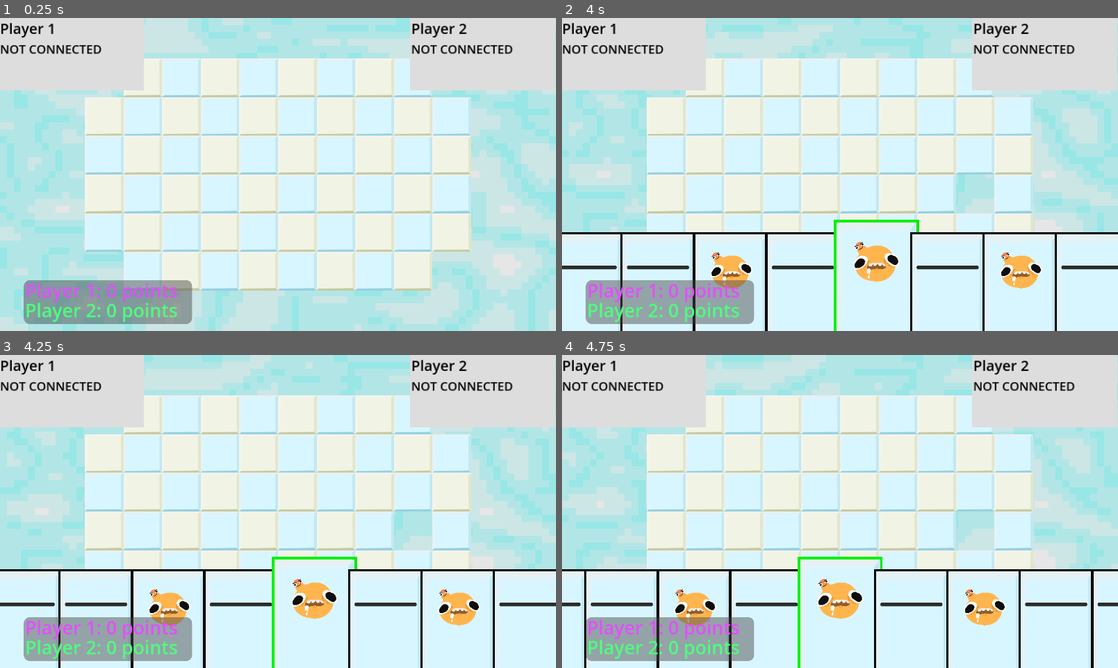
Above: before the commit, frames 1-4 (two rows, left to right).
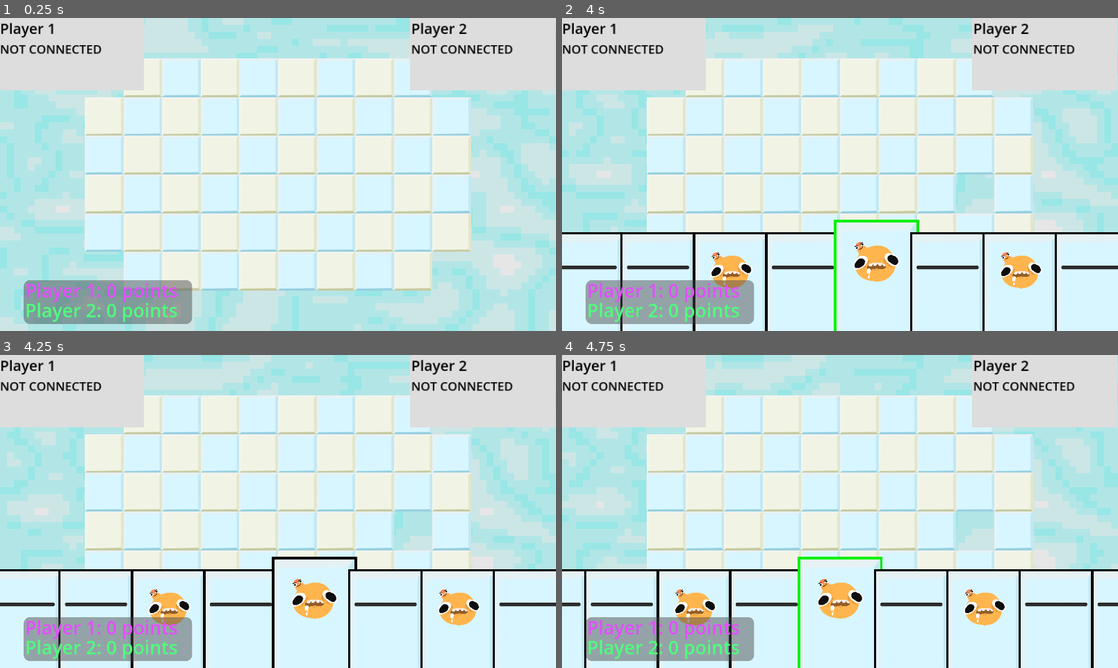
Above: after the commit, the same moments.

Repository: patator62180/GDWL_67
Game: Godot game, scene res://scenes/game/game.tscn
The game is run twice, just before and just after one commit, with the same random seed, the same clock (stepped at 60 frames per second) and the same inputs. This scene is started directly instead of the project's main scene.
Inputs (mouse positions are in pixels of both pictures, inside the frame that each line leads up to):
- Up to frame 1 (0.25 s): no input
- Up to frame 2 (4 s): tap Enter (ui_accept) at 0.5, 1.52, 1.55, 1.82, 2.85, 3.02, 3.32 s; move the mouse to (962, 158) at 0.52 s; hold Right (right) 0.53-1.28 s; hold Enter (ui_accept) 0.53-1.28 s; click (962, 158) at 0.67 s; move the mouse to (840, 293) at 1.27 s; hold Down (down) 1.28-2.03 s; right-click (840, 293) at 1.35 s; click (840, 293) at 1.42 s; hold Right (right) 2.03-2.78 s; hold Enter (ui_accept) 2.03-2.78 s; click (840, 293) at 2.1 s; move the mouse to (878, 287) at 2.77 s; hold Up (up) 2.78-3.53 s; click (878, 287) at 2.92 s; move the mouse to (840, 287) at 3.52 s; hold Left (left) from 3.53 s (still down); hold Enter (ui_accept) from 3.53 s (still down); right-click (840, 287) at 3.6 s; click (840, 287) at 3.67 s
- Up to frame 3 (4.25 s): keep holding Left (left); keep holding Enter (ui_accept); tap Escape (escape, bound only after the commit) at 4.15 s
- Up to frame 4 (4.75 s): keep holding Left (left); move the mouse to (878, 624) at 4.27 s; release Enter (ui_accept) at 4.28 s; click (878, 624) at 4.35 s; tap Enter (ui_accept) at 4.52, 4.55 s

Frames 1-2 are identical in both runs. In frame 3, 0.3% of the frame differs, in the area x 48-65%, y 64-100%; in frame 4, nothing differs.
Error in both runs: Invalid access to property or key 'peer_player_joined' on a base object of type 'Nil'. (res://scenes/game/game.gd:38)

Commit message:
make wall cards functionnal

Diff:
--- a/project.godot
+++ b/project.godot
@@ -57,6 +57,11 @@
 "events": [Object(InputEventMouseButton,"resource_local_to_scene":false,"resource_name":"","device":-1,"window_id":0,"a …(258 unchanged characters)…
 ]
 }
+escape={
+"deadzone": 0.5,
+"events": [Object(InputEventKey,"resource_local_to_scene":false,"resource_name":"","device":-1,"window_id":0,"alt_pressed":false,"shift_pressed":false,"ctrl_pressed":false,"meta_pressed":false,"pressed":false,"keycode":0,"physical_keycode":4194305,"key_label":0,"unicode":0,"echo":false,"script":null)
+]
+}
 
 [rendering]
 
--- a/scenes/game/game.gd
+++ b/scenes/game/game.gd
@@ -243,6 +243,7 @@
 func on_wall_click(grid_pos: Vector2, tile_index: int):
     if multiplayer and not multiplayer.is_server():
         add_wall.rpc_id(1, grid_pos, tile_index)
+        hud.hand.consume_selected_card()
 
 @rpc('any_peer')
 func add_wall(grid_pos: Vector2, tile_index: int):
--- a/scenes/grid/grid.gd
+++ b/scenes/grid/grid.gd
@@ -122,7 +122,7 @@
     return false
 
 func check_wall_input_pressed():
-    if Input.is_action_pressed("ui_accept"):
+    if get_parent().selected_card_type == "Wall":
         var mouse_pos = get_local_mouse_position()
         var grid_pos_offset = get_grid_pos(mouse_pos - Vector2.ONE * grid_size / 2)
 
@@ -137,7 +137,7 @@
             selection_wall_tile_map.set_cell(0, selected_wall_tile, current_wall_index, Vector2.ZERO)
 
 func check_wall_input_released():
-    if Input.is_action_just_released("ui_accept"):
+    if get_parent().selected_card_type != "Wall":
         selection_wall_tile_map.clear()
         selected_wall_tile = null
 
--- a/scenes/hand/hand.gd
+++ b/scenes/hand/hand.gd
@@ -7,7 +7,8 @@
 var card_width = 150
 
 var card_count = 0
-var selected_card_index
+var selected_card_index = -1
+var selected_card
 
 signal card_selected(cardType : String)
 
@@ -21,6 +22,8 @@
 func _process(delta):
     if Input.is_action_just_pressed("ui_accept"):
         draw()
+    if Input.is_action_just_pressed("escape"):
+        unselect_selected_card()
     pass
 
 func draw():
@@ -36,22 +39,30 @@
     reposition_cards()
 
 func select_card(card_id):
+    unselect_selected_card()
     for i in range(0, cards.size()):
         var card = cards[i]
 
         if card.card_id == card_id:
             card_selected.emit(card.get_type())
             selected_card_index = i
-        else:
-            card.unselect()
+            selected_card = card
+            break
+
+func unselect_selected_card():
+    if selected_card_index == -1:
+        return
+    selected_card.unselect()
+    selected_card_index = -1
+    selected_card = null
+    card_selected.emit("")
 
 func reposition_cards():
     for i in range(0, cards.size()):
         cards[i].position = Vector2(i * card_width - cards.size() * card_width / 2, 0)
 
 func consume_selected_card():
-    var card = cards[selected_card_index]
     cards.remove_at(selected_card_index)
-    card.queue_free()
-    selected_card_index = -1
+    selected_card.queue_free()
+    unselect_selected_card()
     reposition_cards()
